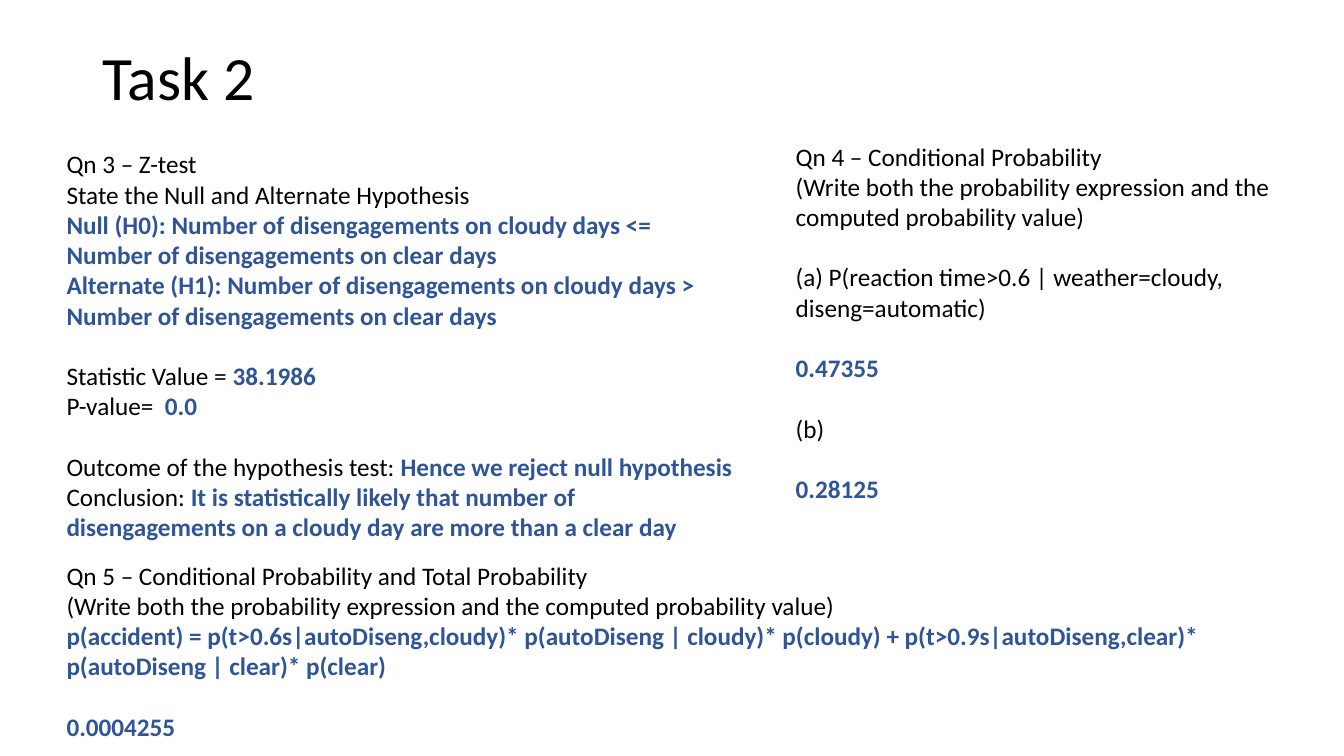
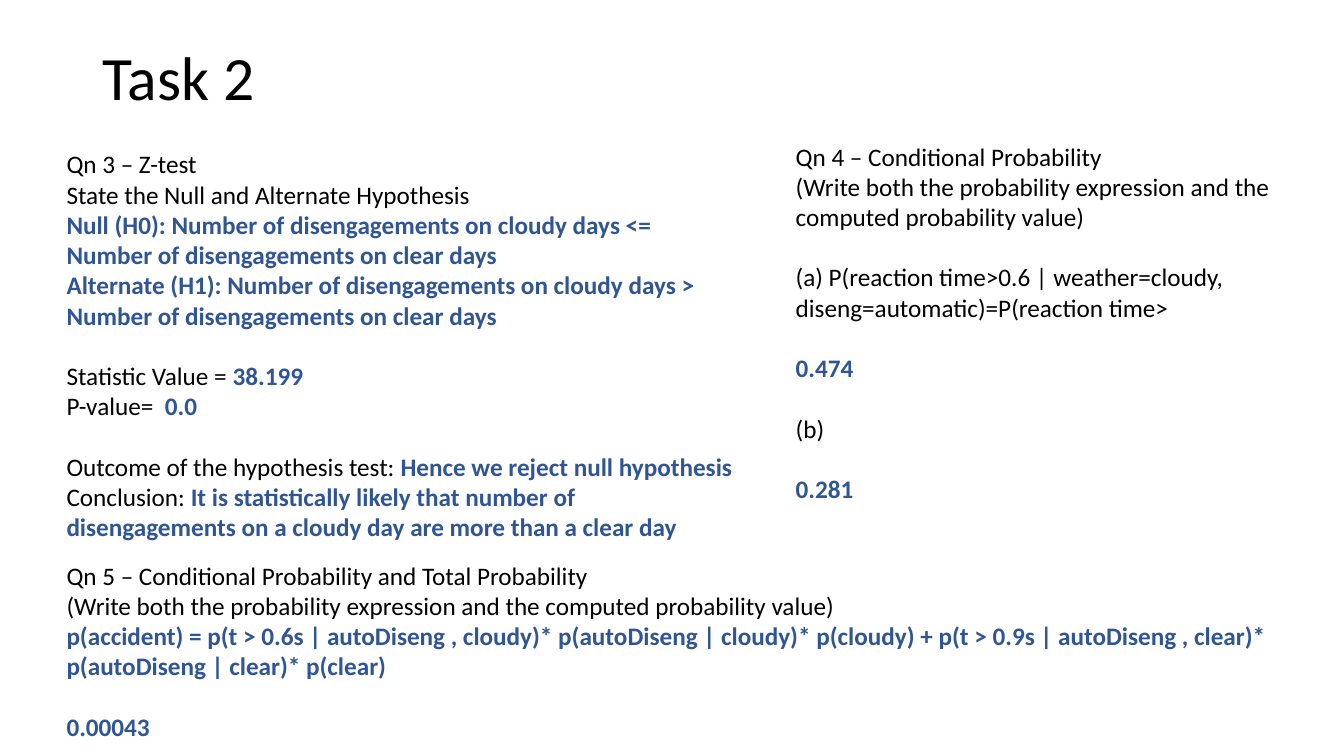
Before and after one commit to gowthamkuntumalla/Safety_in_autonomous_vehicles_MP, a slide deck: slide 6 of somani4_MP1.pptx. Drawn at 1344x756 pixels with LibreOffice and Linux fonts; fonts in the diff are those of the drawing. Boxes give left, top, right and bottom in pixels: in the first picture for what was removed or moved away, otherwise in the second. Text is boxed around its words. In the diff, an @@ line names an element or a change of style, - is before the commit and + after.

Commit message:
Updated PPT

```diff
--- a/somani4_MP1.pptx
+++ b/somani4_MP1.pptx
@@ text at (796, 267, 1223, 322): text changed @@
-(a) P(reaction time>0.6 | weather=cloudy, diseng=automatic)
-0.47355
+(a) P(reaction time>0.6 | weather=cloudy, diseng=automatic)=P(reaction time>
+0.474
@@ text at (67, 367, 303, 386): text changed @@
-Statistic Value = 38.1986
+Statistic Value = 38.199
@@ text at (796, 480, 854, 498): text changed @@
-0.28125
+0.281
@@ text at (67, 626, 1265, 736): text changed @@
-p(accident) = p(t>0.6s|autoDiseng,cloudy)* p(autoDiseng | cloudy)* p(cloudy) + p(t>0.9s|autoDiseng,clear)* p(autoDiseng | clear)* p(clear)
-0.0004255
+p(accident) = p(t > 0.6s | autoDiseng , cloudy)* p(autoDiseng | cloudy)* p(cloudy) + p(t > 0.9s | autoDiseng , clear)* p(autoDiseng | clear)* p(clear)
+0.00043
```
Also in this commit, not shown: 6 other slides changed, 1 slide added, 4 other files.
